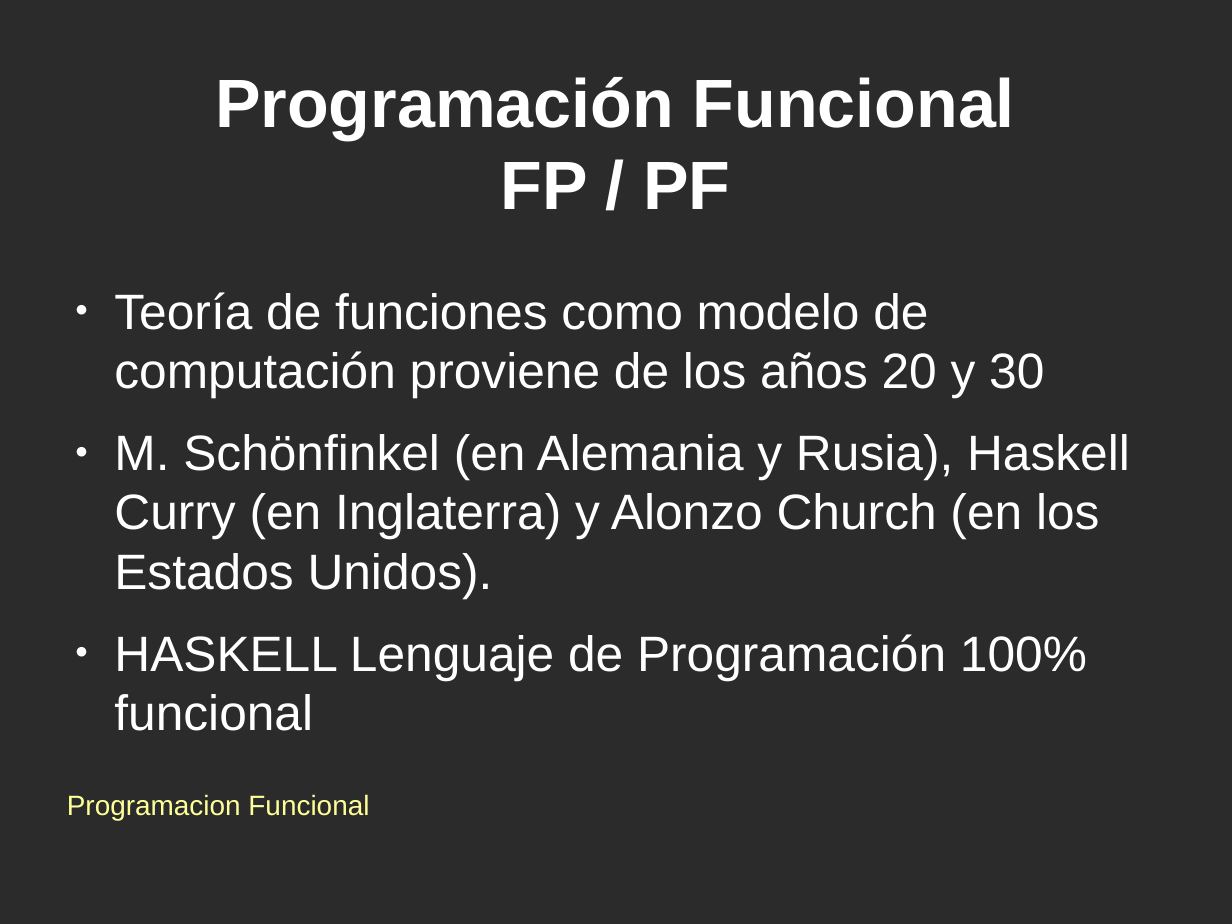
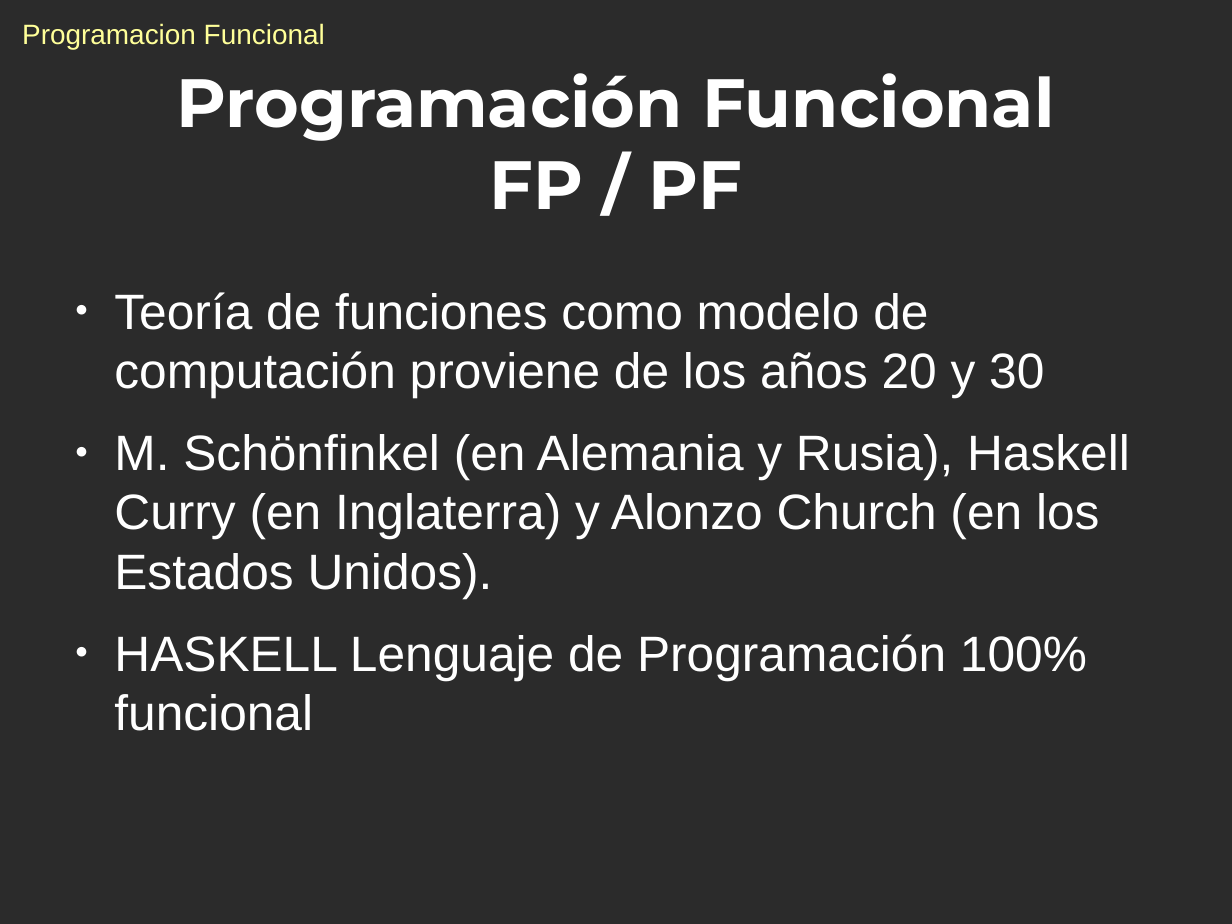
Before and after one commit to yracnet/java-fp, a slide deck: slide 3 of java-fp.odp. Drawn at 1232x924 pixels with LibreOffice and Linux fonts; fonts in the diff are those of the drawing; background and template pictures are left out; a plain dark background stands for a picture behind light text. Boxes give left, top, right and bottom in pixels: in the first picture for what was removed or moved away, otherwise in the second. Text is boxed around its words. In the diff, an @@ line names an element or a change of style, - is before the commit and + after.

```diff
--- a/java-fp.odp
+++ b/java-fp.odp
@@ text "Programacion Funcional": place and size @@
-text "Programacion Funcional" at <box>67,794,369,821</box>
+text "Programacion Funcional" at <box>22,23,325,49</box>
@@ title "Programación Funcional FP / PF" at <box>177,73,1054,209</box>: font Arial to Montserrat @@
```
Also in this commit, not shown: 3 other slides changed, 11 slides added, 1 slide removed, 1 other file.
